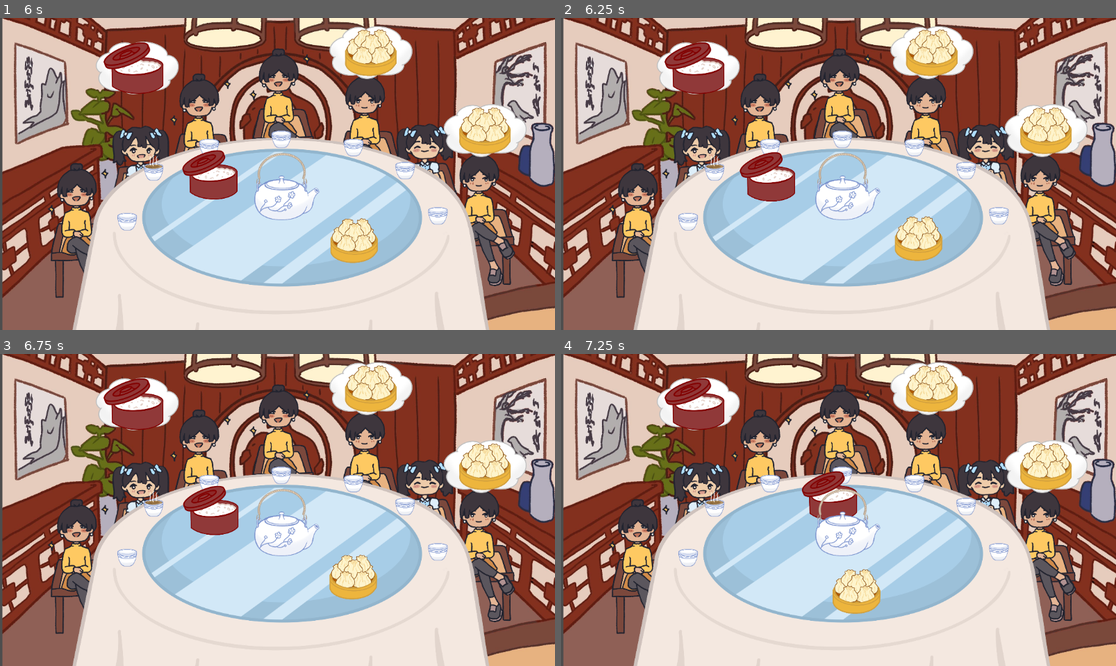
Above: before the commit, frames 1-4 (two rows, left to right).
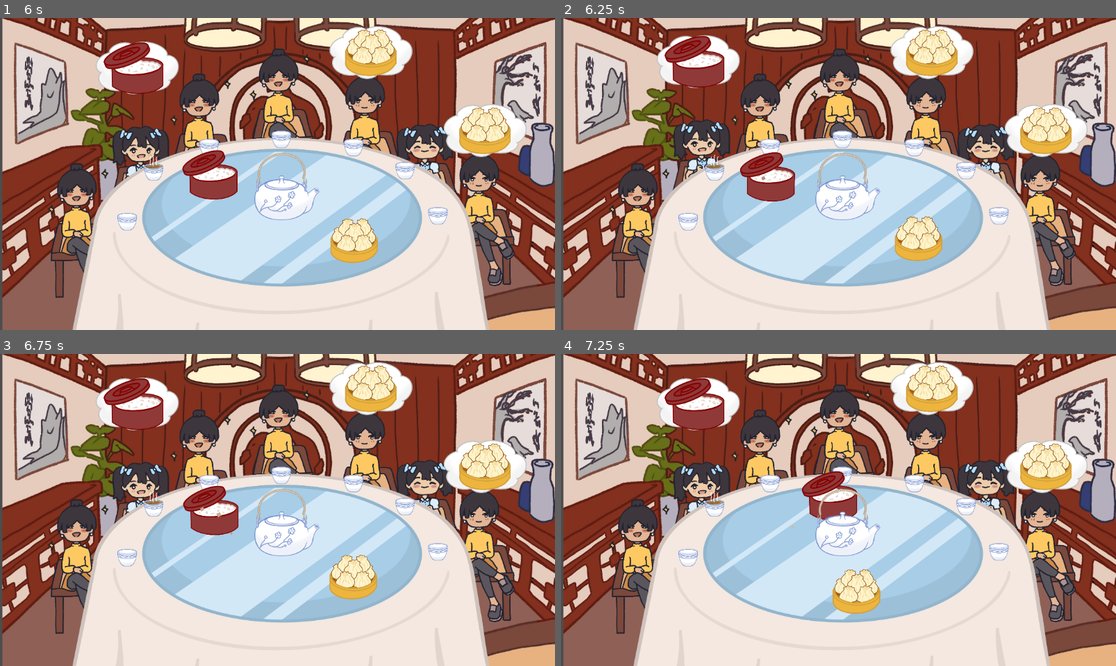
Above: after the commit, the same moments.

Repository: game-dev-besties/lupe_game
Game: Godot game, scene res://scenes/cutscene.tscn
Same seed, same stepped clock (60 frames per second), same inputs: the game is played once before the commit and once after it.
Inputs (mouse positions are in pixels of both pictures, inside the frame that each line leads up to):
- Up to frame 1 (6 s): click "SKIP" at 0.5 s; click "SKIP" at 1.25 s; tap Enter (ui_accept) at 2, 3.5, 5.27 s; drag from (283, 195) to (155, 167) at 2.02 s; drag from (377, 208) to (188, 208) at 2.77 s; hold Left (ui_left) 3.53-4.25 s; click (188, 208) at 3.67 s; drag from (305, 174) to (155, 167) at 4.27 s; move the mouse to (194, 96) at 5.02 s; hold Left (ui_left) 5.03-5.75 s; drag from (399, 158) to (316, 252) at 5.77 s
- Up to frame 2 (6.25 s): no input
- Up to frame 3 (6.75 s): move the mouse to (166, 525) at 6.52 s; hold Right (ui_right) from 6.53 s (still down); click (166, 525) at 6.67 s
- Up to frame 4 (7.25 s): keep holding Right (ui_right)

Frame 1 is identical in both runs. In frame 2, 2.5% of the frame differs, in the area x 17-44%, y 5-59%; in frame 3, less than 0.1%; in frame 4, less than 0.1%.

Commit message:
feat: increase threshold dist

Diff:
--- a/scripts/spinningthing.gd
+++ b/scripts/spinningthing.gd
@@ -11,7 +11,7 @@
 
 # --- Physics Properties ---
 @export var max_scale: float = 1.2
-@export var serving_distance_threshold_radians: float = 25.0 * (PI / 180.0)
+@export var serving_distance_threshold_radians: float = 30.0 * (PI / 180.0)
 var angular_velocity: float = 0.0
 const acceleration: float = 5.0
 const max_angular_velocity: float = 7.0
